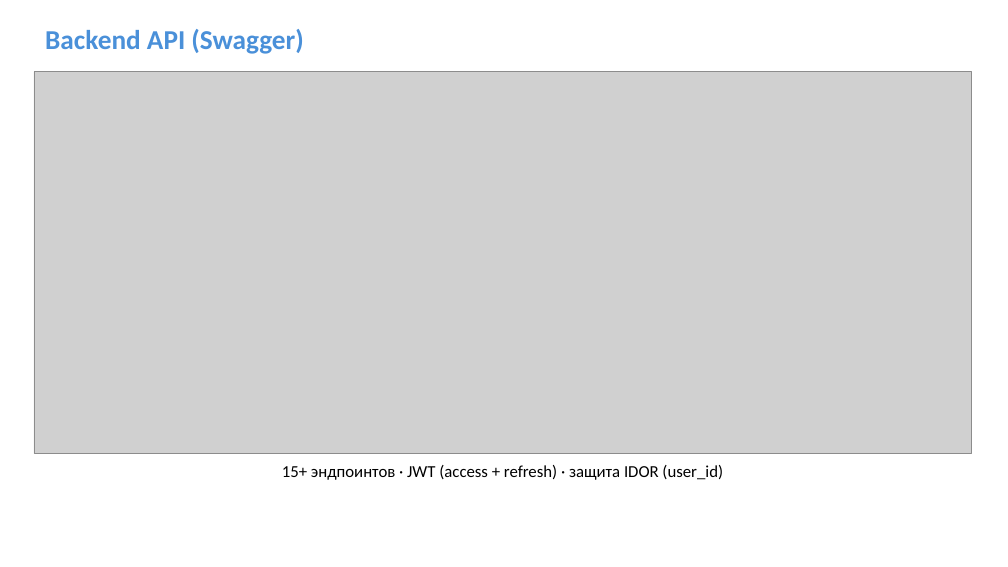
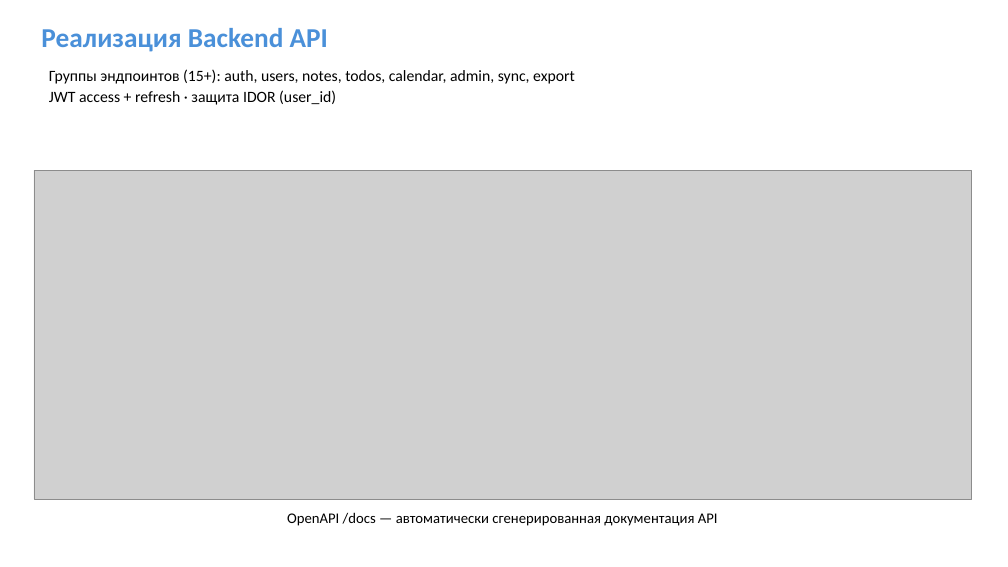
Before and after one commit to Sergei0319/ticktick-diplom, a slide deck: slide 5 of presentation/Презентация_TickTick_диплом.pptx. Drawn at 1008x567 pixels with LibreOffice and Linux fonts; fonts in the diff are those of the drawing; grey boxes stand for pictures. Boxes give left, top, right and bottom in pixels: in the first picture for what was removed or moved away, otherwise in the second. Text is boxed around its words. In the diff, an @@ line names an element or a change of style, - is before the commit and + after.

```diff
--- a/presentation/Презентация_TickTick_диплом.pptx
+++ b/presentation/Презентация_TickTick_диплом.pptx
@@ text at (x1=41, y1=28, x2=328, y2=52): text changed @@
-Backend API (Swagger)
+Реализация Backend API
@@ text at (x1=49, y1=69, x2=575, y2=105): text changed; size 16 to 15 pt @@
-15+ эндпоинтов · JWT (access + refresh) · защита IDOR (user_id)
+Группы эндпоинтов (15+): auth, users, notes, todos, calendar, admin, sync, export
+JWT access + refresh · защита IDOR (user_id)
@@ picture resized from (x1=34, y1=72, x2=972, y2=454) to (x1=34, y1=170, x2=972, y2=499) @@
@@ text added at (x1=287, y1=512, x2=718, y2=526), 14 pt, text #000000 @@
+OpenAPI /docs — автоматически сгенерированная документация API
```
Also in this commit, not shown: 5 other slides changed, 4 slides added, 4 slides removed.
